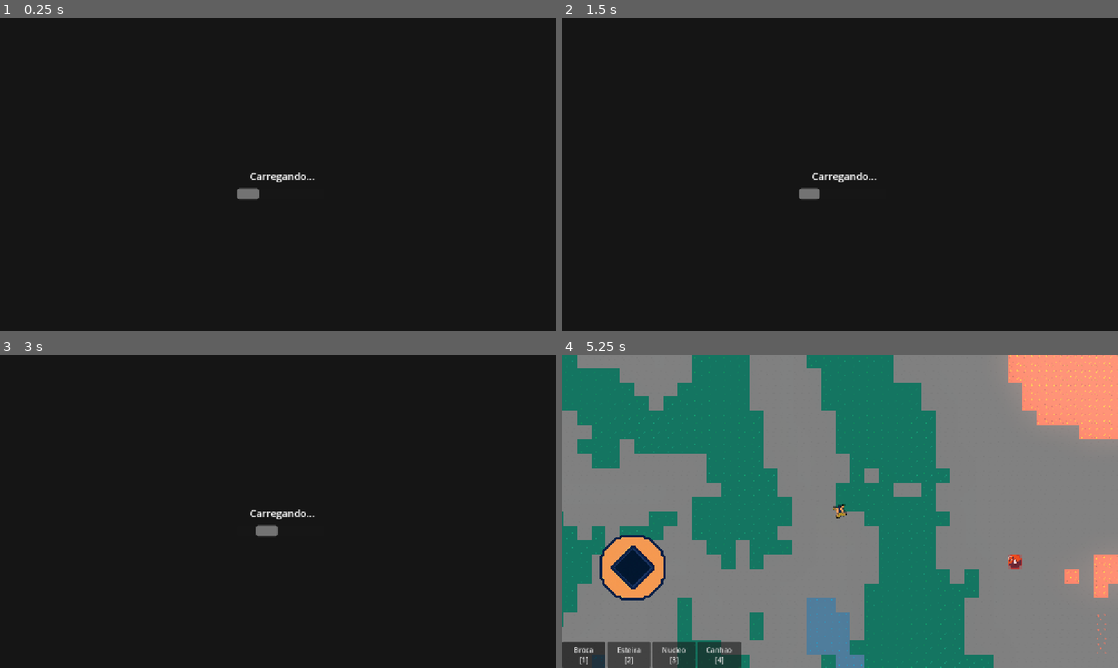
Above: before the commit, frames 1-4 (two rows, left to right).
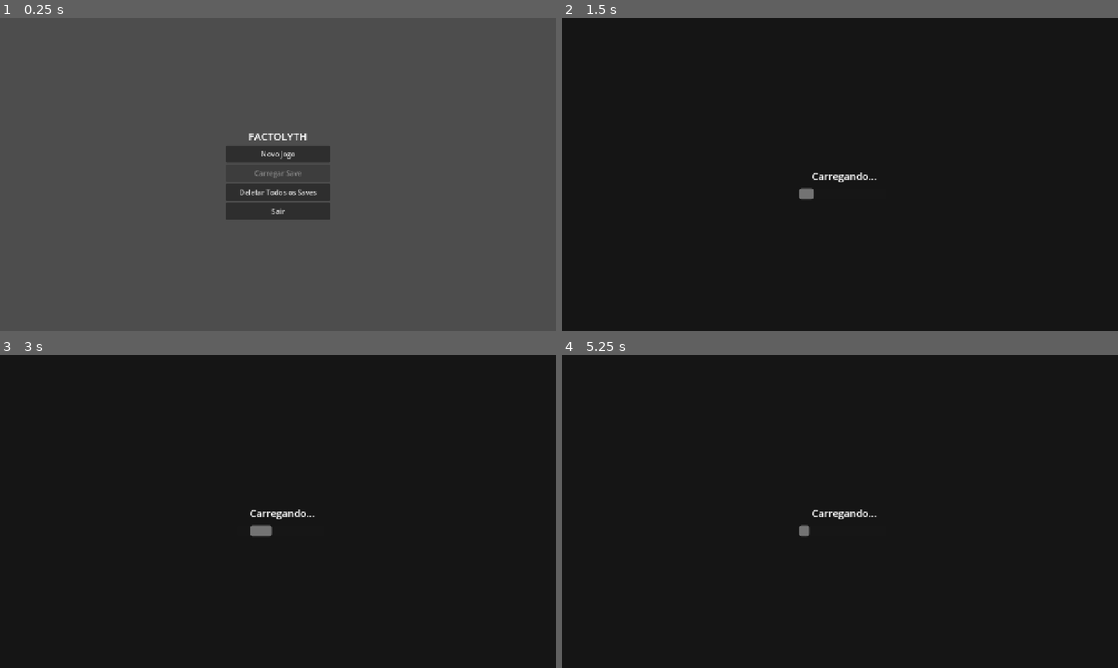
Above: after the commit, the same moments.

Repository: christianfelipesf/Factolyth
Game: Godot game, scene res://scenes/main.tscn
Two runs of this game, one before a commit and one after it. Both use one fixed random seed, a clock stepped at 60 frames per second and the inputs below. Before the commit the project starts from res://scenes/mundo.tscn. Sound files missing from this copy of the repository are replaced by a short silence.
Inputs (mouse positions are in pixels of both pictures, inside the frame that each line leads up to):
- Up to frame 1 (0.25 s): no input
- Up to frame 2 (1.5 s): click (840, 193) at 0.5 s, where only the run after the commit has a clickable "Deletar Todos os Saves"; click (840, 152) at 1.25 s, where only the run after the commit has a clickable "Novo Jogo"
- Up to frame 3 (3 s): tap Enter at 2 s; move the mouse to (400, 495) at 2.02 s; press the mouse at (400, 495) at 2.03 s; hold D (move_right) 2.03-2.75 s; release the mouse at (400, 495) at 2.75 s; drag from (166, 527) to (316, 536) at 2.77 s
- Up to frame 4 (5.25 s): move the mouse to (895, 442) at 3.52 s; hold D (move_right) 3.53-4.25 s; hold Right mouse button (remover_objeto) 3.53-4.25 s; click (895, 442) at 3.67 s; drag from (812, 574) to (673, 464) at 4.27 s; move the mouse to (1006, 558) at 5.02 s; hold A (move_left) from 5.03 s (still down); tap 1 at 5.1 s; click (1006, 558) at 5.17 s

The runs differ from the first frame. In frame 1, 100% of the frame differs, in the area x 0-100%, y 0-100%; in frame 2, less than 0.1%; in frame 3, less than 0.1%; in frame 4, 100%.

Commit message:
dwadwa
dwadwa

Diff:
--- a/project.godot
+++ b/project.godot
@@ -11,7 +11,7 @@
 [application]
 
 config/name="Factolyth"
-run/main_scene="uid://ipe32kmj2hky"
+run/main_scene="uid://cdvo0srdwci2"
 config/features=PackedStringArray("4.7", "GL Compatibility")
 boot_splash/bg_color=Color(0.7919991, 0.79199916, 0.7919991, 1)
 boot_splash/image="uid://bmdbdhjmemmo7"
@@ -24,11 +24,10 @@
 
 [display]
 
-mouse_cursor/custom_image="uid://bxkgmjgs2ofmk"
 window/size/viewport_width=1280
 window/size/viewport_height=720
 window/stretch/mode="canvas_items"
-window/stretch/aspect="keep"
+mouse_cursor/custom_image="uid://l16so7vl8s0b"
 
 [input]
 
--- /dev/null
+++ b/scenes/main.tscn
@@ -0,0 +1,58 @@
+[gd_scene format=3 uid="uid://cdvo0srdwci2"]
+
+[ext_resource type="Script" uid="uid://bek643b3glqfp" path="res://scripts/main_menu.gd" id="1"]
+
+[node name="Main" type="Control" unique_id=160072808]
+layout_mode = 3
+anchors_preset = 15
+anchor_right = 1.0
+anchor_bottom = 1.0
+grow_horizontal = 2
+grow_vertical = 2
+script = ExtResource("1")
+
+[node name="VBoxContainer" type="VBoxContainer" parent="." unique_id=1790241508]
+layout_mode = 1
+anchors_preset = 8
+anchor_left = 0.5
+anchor_top = 0.5
+anchor_right = 0.5
+anchor_bottom = 0.5
+offset_left = -120.0
+offset_top = -110.0
+offset_right = 120.0
+offset_bottom = 110.0
+grow_horizontal = 2
+grow_vertical = 2
+alignment = 1
+
+[node name="Titulo" type="Label" parent="VBoxContainer" unique_id=1773170264]
+layout_mode = 2
+theme_override_font_sizes/font_size = 24
+text = "FACTOLYTH"
+horizontal_alignment = 1
+
+[node name="NovoJogo" type="Button" parent="VBoxContainer" unique_id=169631240]
+custom_minimum_size = Vector2(240, 40)
+layout_mode = 2
+text = "Novo Jogo"
+
+[node name="Carregar" type="Button" parent="VBoxContainer" unique_id=424588444]
+custom_minimum_size = Vector2(240, 40)
+layout_mode = 2
+text = "Carregar Save"
+
+[node name="DeletarSaves" type="Button" parent="VBoxContainer" unique_id=39846958]
+custom_minimum_size = Vector2(240, 40)
+layout_mode = 2
+text = "Deletar Todos os Saves"
+
+[node name="Sair" type="Button" parent="VBoxContainer" unique_id=563346535]
+custom_minimum_size = Vector2(240, 40)
+layout_mode = 2
+text = "Sair"
+
+[connection signal="pressed" from="VBoxContainer/NovoJogo" to="." method="_on_novo_jogo_pressed"]
+[connection signal="pressed" from="VBoxContainer/Carregar" to="." method="_on_carregar_pressed"]
+[connection signal="pressed" from="VBoxContainer/DeletarSaves" to="." method="_on_deletar_saves_pressed"]
+[connection signal="pressed" from="VBoxContainer/Sair" to="." method="_on_sair_pressed"]
--- a/scenes/mundo.tscn
+++ b/scenes/mundo.tscn
@@ -1,4 +1,4 @@
-[gd_scene format=3 uid="uid://ipe32kmj2hky"]
+[gd_scene format=3]
 
 [ext_resource type="PackedScene" uid="uid://cp6y5ftt0rtb" path="res://scenes/tilesets.tscn" id="1_wqn8j"]
 [ext_resource type="PackedScene" uid="uid://bemv5lqoxi88n" path="res://scenes/jogador.tscn" id="2_a2ps7"]
--- a/scenes/playerui.tscn
+++ b/scenes/playerui.tscn
@@ -3,6 +3,7 @@
 [ext_resource type="Script" uid="uid://b6p0mqvla7410" path="res://scripts/joygstick.gd" id="1_5vk06"]
 [ext_resource type="Texture2D" uid="uid://dbsg6x85rfcli" path="res://images/ui/joystick.png" id="3_xx5n8"]
 [ext_resource type="PackedScene" path="res://scenes/barra_construcao.tscn" id="4_y1cqx"]
+[ext_resource type="Script" path="res://scripts/inventario_hud.gd" id="5"]
 
 [node name="CanvasLayer" type="CanvasLayer" unique_id=216092279]
 
@@ -23,3 +24,35 @@
 texture = ExtResource("3_xx5n8")
 
 [node name="BarraConstrucao" parent="." instance=ExtResource("4_y1cqx")]
+
+[node name="InventarioHUD" type="Control" parent="."]
+layout_mode = 3
+anchors_preset = 12
+anchor_left = 1.0
+anchor_right = 1.0
+offset_left = -200.0
+offset_right = -8.0
+offset_top = 8.0
+offset_bottom = 120.0
+grow_horizontal = 0
+script = ExtResource("5")
+
+[node name="Margem" type="MarginContainer" parent="InventarioHUD"]
+layout_mode = 1
+anchors_preset = 15
+anchor_right = 1.0
+anchor_bottom = 1.0
+grow_horizontal = 2
+grow_vertical = 2
+theme_override_constants/margin_left = 8
+theme_override_constants/margin_top = 4
+theme_override_constants/margin_right = 8
+theme_override_constants/margin_bottom = 4
+
+[node name="Label" type="Label" parent="InventarioHUD/Margem"]
+unique_name_in_owner = true
+layout_mode = 2
+theme_override_colors/font_color = Color(1, 1, 1, 0.9)
+theme_override_font_sizes/font_size = 14
+text = "Inventário:"
+vertical_alignment = 1
--- a/scripts/cursor.gd
+++ b/scripts/cursor.gd
@@ -15,6 +15,7 @@
 var _cursor_controle: Vector2 = Vector2.ZERO
 var _modo_controle: bool = false
 var _mouse_moveu: bool = false
+var _warpeando: bool = false
 
 @onready var camera: Camera2D = $"../Camera2D"
 @onready var area_checagem: Area2D = $AreaChecagem
@@ -31,10 +32,12 @@
 			filho.z_index = 10
 	_recriar_indicador(Vector2i(1, 1))
 	_audio_ambiente.finished.connect(_audio_ambiente.play)
+	$Sprite2D.visible = false  # OS cursor substitui visual
 
 func _input(event: InputEvent) -> void:
-	if event is InputEventMouseMotion:
+	if event is InputEventMouseMotion and not _warpeando:
 		_mouse_moveu = true
+	_warpeando = false
 
 func _recriar_indicador(tamanho: Vector2i) -> void:
 	if _indicador_grid != null:
@@ -86,6 +89,8 @@
 		var screen_size := get_viewport().get_visible_rect().size
 		var centro := camera.get_screen_center_position()
 		var world_pos := centro + (_cursor_controle - screen_size / 2.0) / camera.zoom
+		_warpeando = true
+		Input.warp_mouse(_cursor_controle)
 		_atualizar_cursor_e_grid(world_pos)
 	else:
 		_atualizar_cursor_e_grid()
--- a/scripts/esteira.gd
+++ b/scripts/esteira.gd
@@ -2,7 +2,7 @@
 
 var is_preview := false
 
-const VELOCIDADE := 100.0
+@export var VELOCIDADE := 100.0
 
 @onready var colisao: CollisionShape2D = $CollisionShape2D
 @onready var area: Area2D = $Area2D
--- /dev/null
+++ b/scripts/inventario_hud.gd
@@ -0,0 +1,15 @@
+extends Control
+
+@onready var label: Label = %Label
+
+func _ready() -> void:
+	var nucleo := get_tree().root.find_child("Nucleo", true, false)
+	if nucleo and nucleo.has_signal("inventario_atualizado"):
+		nucleo.inventario_atualizado.connect(_atualizar)
+		_atualizar(nucleo.inventario)
+
+func _atualizar(inv: Dictionary) -> void:
+	var textos: PackedStringArray = []
+	for chave in inv:
+		textos.append(chave.capitalize() + ": " + str(inv[chave]))
+	label.text = "Inventário:\n" + "\n".join(textos) if textos else ""
--- /dev/null
+++ b/scripts/main_menu.gd
@@ -0,0 +1,37 @@
+extends Control
+
+@onready var btn_carregar: Button = $VBoxContainer/Carregar
+@onready var btn_deletar: Button = $VBoxContainer/DeletarSaves
+
+func _ready() -> void:
+	_verificar_saves()
+
+func _verificar_saves() -> void:
+	var dir := DirAccess.open("user://saves/")
+	var tem_save := false
+	if dir:
+		dir.list_dir_begin()
+		var f := dir.get_next()
+		while f != "":
+			if f.ends_with(".json"):
+				tem_save = true
+				break
+			f = dir.get_next()
+		dir.list_dir_end()
+	btn_carregar.disabled = not tem_save
+
+func _on_novo_jogo_pressed() -> void:
+	get_tree().change_scene_to_file("res://scenes/mundo.tscn")
+
+func _on_carregar_pressed() -> void:
+	get_tree().change_scene_to_file("res://scenes/mundo.tscn")
+	await get_tree().process_frame
+	await get_tree().process_frame
+	SaveManager.carregar("slot_1")
+
+func _on_deletar_saves_pressed() -> void:
+	SaveManager.deletar_todos_saves()
+	_verificar_saves()
+
+func _on_sair_pressed() -> void:
+	get_tree().quit()
--- a/scripts/nucleo.gd
+++ b/scripts/nucleo.gd
@@ -7,8 +7,9 @@
 # 📊 Dicionário para guardar o tipo de item e a quantidade armazenada
 var inventario := {
 	"bronze": 0,
-	# Você pode adicionar outros itens futuramente aqui, ex: "ferro": 0
 }
+
+signal inventario_atualizado(inv: Dictionary)
 
 @onready var colisao: CollisionShape2D = $CollisionShape2D
 @onready var coletor: Area2D = $Coletor
@@ -43,6 +44,7 @@
 			inventario[tipo_item] = 1
 
 		print("📥 Item absorvido pelo Núcleo! Estoque atual de ", tipo_item, ": ", inventario[tipo_item])
+		inventario_atualizado.emit(inventario)
 
 		# 💥 Faz o item ir "para dentro dele" (deleta o objeto do mapa com segurança)
 		body.queue_free()
@@ -53,3 +55,4 @@
 func set_save_data(dados: Dictionary) -> void:
 	if dados.has("inventario"):
 		inventario = dados.inventario.duplicate()
+	inventario_atualizado.emit(inventario)
Binary file added: images/ui/setacursor.png
Not shown, added: images/ui/setacursor.png.import
Not shown, added: scripts/inventario_hud.gd.uid
Not shown, added: scripts/main_menu.gd.uid
Not shown, removed: .opencode/agents/factolyth-dev.md
Not shown, added: .opencode/agents/factolyth-godot47.md
Not shown, removed: .opencode/agents/godot-review.md
Not shown, added: AGENTS.md
Not shown, changed: README.md
